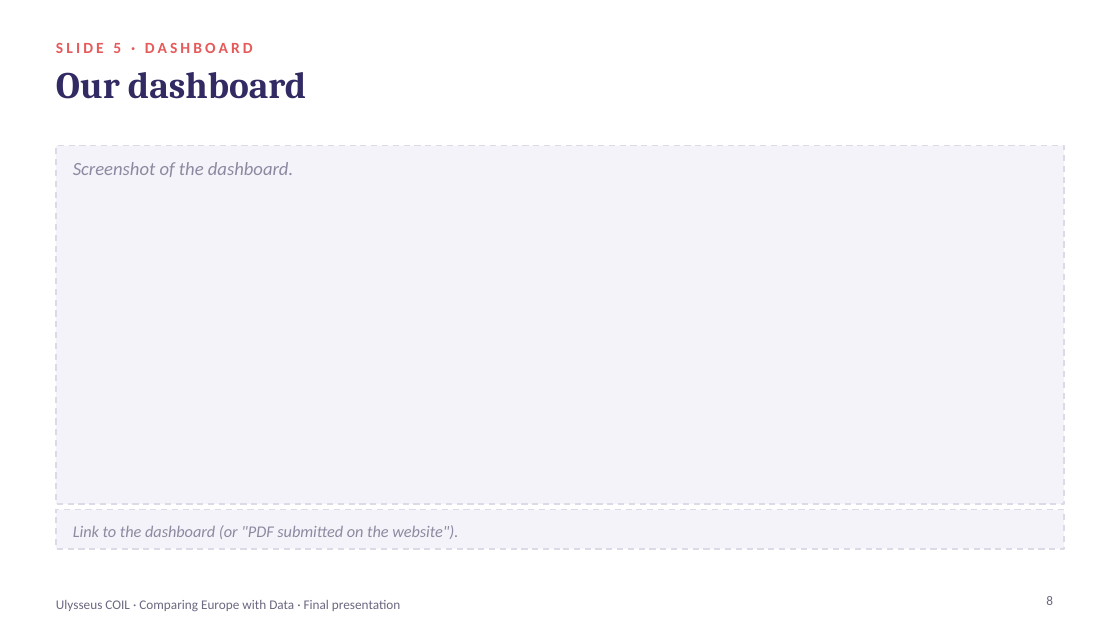
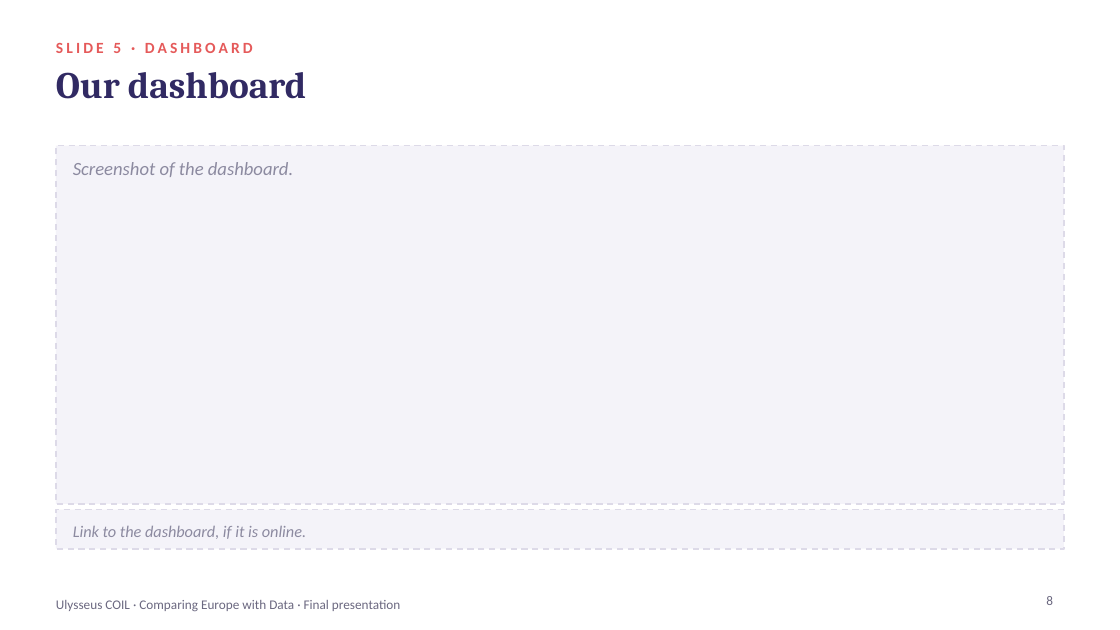
Before and after one commit to coil-europe/coil-europe.github.io, a slide deck: slide 8 of docs/slides/COIL_student_templates.pptx. Drawn at 1120x630 pixels with LibreOffice and Linux fonts; fonts in the diff are those of the drawing. Boxes give left, top, right and bottom in pixels: in the first picture for what was removed or moved away, otherwise in the second. Text is boxed around its words. In the diff, an @@ line names an element or a change of style, - is before the commit and + after.

```diff
--- a/docs/slides/COIL_student_templates.pptx
+++ b/docs/slides/COIL_student_templates.pptx
@@ text at (x1=73, y1=526, x2=306, y2=539): text changed @@
-Link to the dashboard (or "PDF submitted on the website").
+Link to the dashboard, if it is online.
```
Also in this commit, not shown: 1 other slide changed, 16 other files.
